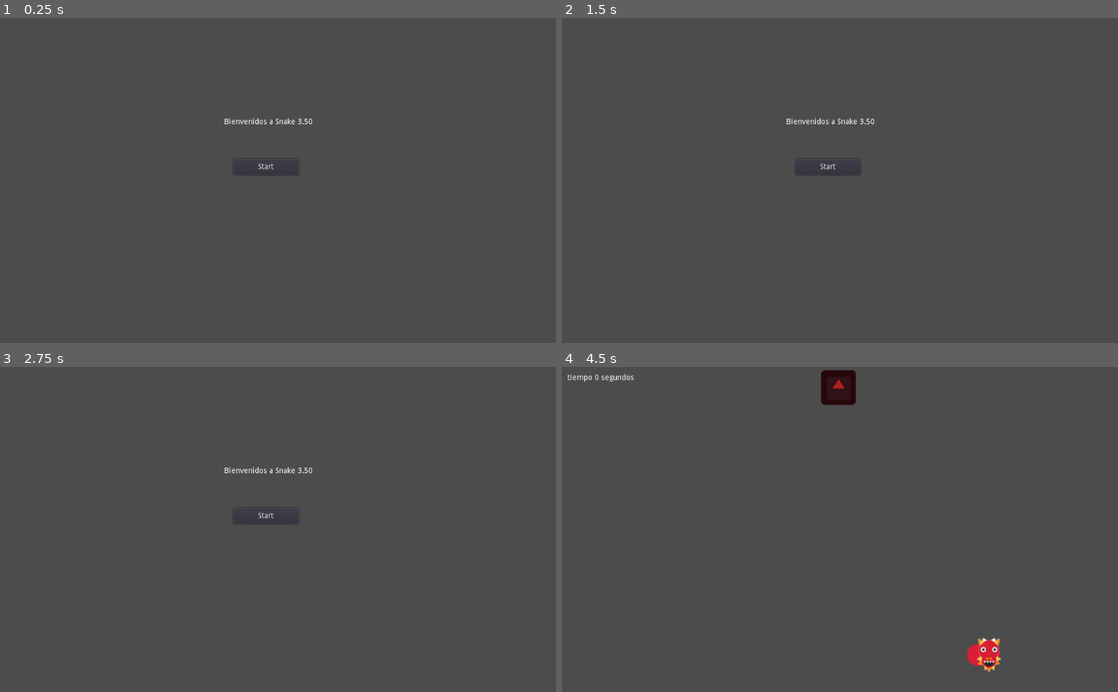
Above: before the commit, frames 1-4 (two rows, left to right).
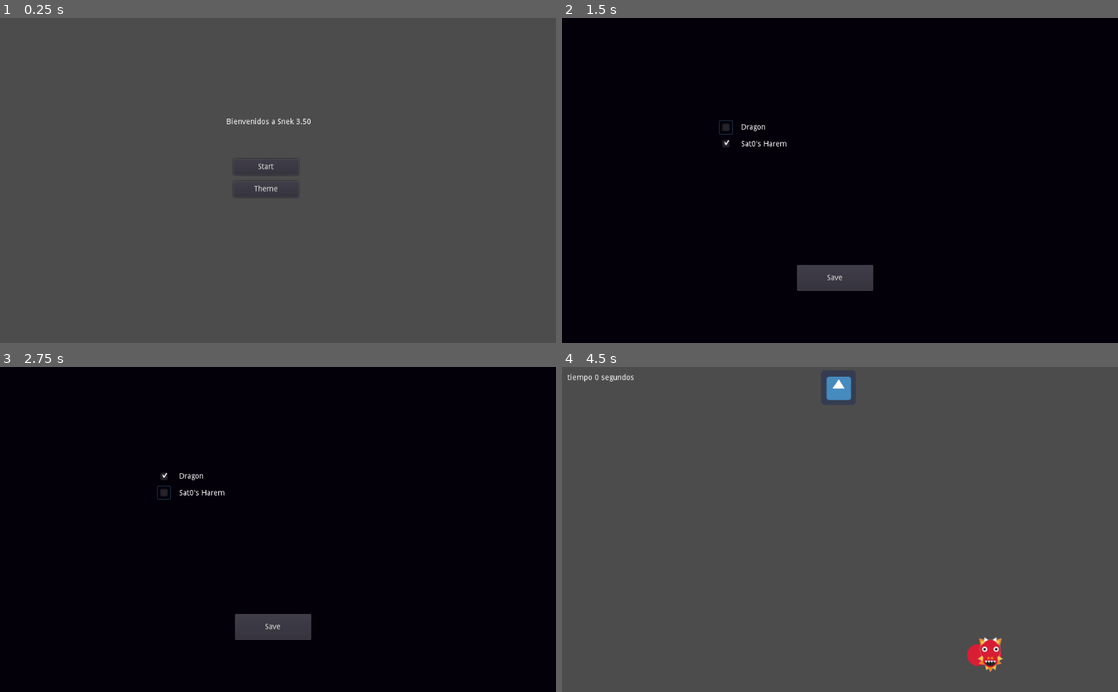
Above: after the commit, the same moments.

Repository: OssFate/CokeCatGames
Game: Godot game, scene res://menu.tscn
Two runs of this game, one before a commit and one after it. Both use one fixed random seed, a clock stepped at 60 frames per second and the inputs below. The engine's default icon, where the game draws it, is replaced by a stand-in: a white triangle on a blue panel in a dark square.
Inputs (mouse positions are in pixels of both pictures, inside the frame that each line leads up to):
- Up to frame 1 (0.25 s): no input
- Up to frame 2 (1.5 s): click (828, 190) at 0.5 s, where only the run after the commit has a clickable "Theme"; click (723, 128) at 1.27 s
- Up to frame 3 (2.75 s): click (161, 493) at 2.02 s
- Up to frame 4 (4.5 s): click (834, 627) at 2.75 s, where only the run after the commit has a clickable "Save"; click "Start" at 3.5 s; hold Right (ui_right) from 4.28 s (still down)

The runs differ from the first frame. In frame 1, 0.2% of the frame differs, in the area x 40-57%, y 30-55%; in frame 2, 99%, in the area x 0-100%, y 0-100%; in frame 3, 99%; in frame 4, 0.9%.

Commit message:
Added Sat0s Harem Mode Yay

Diff:
--- a/Gusanito/Fruit.tscn
+++ b/Gusanito/Fruit.tscn
@@ -2,10 +2,10 @@
 
 [ext_resource path="res://icon.png" type="Texture" id=1]
 
-[sub_resource type="RectangleShape2D" id=1]
+[sub_resource type="CircleShape2D" id=1]
 
 custom_solver_bias = 0.0
-extents = Vector2( 30, 30 )
+radius = 31.8318
 
 [node name="Fruit" type="StaticBody2D" index="0"]
 
@@ -19,8 +19,8 @@
 
 [node name="Sprite" type="Sprite" parent="." index="0"]
 
-modulate = Color( 0.691406, 0.129639, 0.129639, 1 )
 texture = ExtResource( 1 )
+_sections_unfolded = [ "Visibility" ]
 
 [node name="CollisionShape2D" type="CollisionShape2D" parent="." index="1"]
 
--- a/Gusanito/Game.gd
+++ b/Gusanito/Game.gd
@@ -21,6 +21,13 @@
 func _ready():
 	#tail.append(snake.instance())
 	realSnek = snake.instance()
+
+	#Sat0_Head
+	if Global.sato:
+		var sato_head = ImageTexture.new()
+		sato_head.load(Global.sato_head)
+		realSnek.get_node("Sprite").set_texture(sato_head)
+
 	#print(projectResolution)
 
 	add_child(realSnek)
@@ -31,6 +38,13 @@
 	var node = fruit.instance()
 	var newPos = Vector2(rand_range(fruitOffset, projectResolution.x - fruitOffset), rand_range(fruitOffset, projectResolution.y - fruitOffset))
 	node.position = newPos
+
+	#Sat0_Fruit
+	if Global.sato:
+		var tex = ImageTexture.new()
+		tex.load(Global.sato_tail_array[randi() % Global.sato_tail_array.size()])
+		node.get_node("Sprite").set_texture(tex)
+
 	#print(newPos)
 	add_child(node)
 	pass
--- /dev/null
+++ b/Gusanito/global.gd
@@ -0,0 +1,36 @@
+extends Node
+
+var sato = false
+
+var dragon_head = "res://skin/dragon/head.png"
+var dragon_tail = "res://skin/dragon/tail.png"
+
+var sato_head = "res://skin/sato/head.png"
+var sato_tail = "res://skin/sato/ntr_logo.png"
+
+var sato_tail_array = [
+						"res://skin/sato/girl_0.png",
+						"res://skin/sato/girl_1.png",
+						"res://skin/sato/girl_2.png",
+						"res://skin/sato/girl_3.png",
+						"res://skin/sato/girl_4.png",
+						"res://skin/sato/girl_5.png",
+						"res://skin/sato/girl_6.png",
+						"res://skin/sato/girl_7.png",
+						"res://skin/sato/girl_8.png",
+						"res://skin/sato/girl_9.png",
+						"res://skin/sato/girl_10.png",
+						"res://skin/sato/girl_11.png",
+						"res://skin/sato/girl_12.png",
+						"res://skin/sato/girl_13.png",
+						"res://skin/sato/girl_14.png",
+						"res://skin/sato/girl_15.png",
+						"res://skin/sato/girl_16.png",
+						"res://skin/sato/girl_17.png",
+						"res://skin/sato/girl_18.png",
+						"res://skin/sato/girl_19.png",
+						"res://skin/sato/girl_20.png",
+						"res://skin/sato/girl_21.png",
+						"res://skin/sato/girl_22.png",
+						"res://skin/sato/girl_23.png"
+						]
--- a/Gusanito/menu.gd
+++ b/Gusanito/menu.gd
@@ -1,4 +1,46 @@
 extends Node
+
+var themeMenu
+
+onready var sato_box = get_node("ThemeMenu/sato_box")
+onready var dragon_box = get_node("ThemeMenu/dragon_box")
+onready var welcome_text = get_node("Label")
+
+func _ready():
+	themeMenu = get_node("ThemeMenu")
+	pass
 
 func _on_StartButton_button_up():
 	get_tree().change_scene("res://Game.tscn")
+	pass
+
+func _on_ThemeButton_button_up():
+	themeMenu.show()
+	pass
+
+func _on_save_button_up():
+	if sato_box.pressed:
+		Global.sato = true
+		welcome_text.text = "Bienvenidos a Sat0's Harem"
+	else:
+		welcome_text.text = "Bienvenidos a Snek 3.50"
+		Global.sato = false
+
+	themeMenu.hide()
+	pass
+
+func _on_dragon_box_pressed():
+	if !dragon_box.pressed:
+		sato_box.pressed = true
+	else:
+		sato_box.pressed = false
+
+	pass # replace with function body
+
+func _on_sato_box_pressed():
+	if !sato_box.pressed:
+		dragon_box.pressed = true
+	else:
+		dragon_box.pressed = false
+
+	pass # replace with function body
--- a/Gusanito/menu.tscn
+++ b/Gusanito/menu.tscn
@@ -1,6 +1,7 @@
-[gd_scene load_steps=2 format=2]
+[gd_scene load_steps=3 format=2]
 
 [ext_resource path="res://menu.gd" type="Script" id=1]
+[ext_resource path="res://skin/dragon/tail.png" type="Texture" id=2]
 
 [node name="Menu" type="Node" index="0"]
 
@@ -22,7 +23,7 @@
 mouse_default_cursor_shape = 0
 size_flags_horizontal = 1
 size_flags_vertical = 4
-text = "Bienvenidos a Snake 3.50"
+text = "Bienvenidos a Snek 3.50"
 align = 1
 valign = 1
 percent_visible = 1.0
@@ -54,4 +55,181 @@
 flat = false
 align = 1
 
+[node name="ThemeButton" type="Button" parent="." index="2"]
+
+anchor_left = 0.0
+anchor_top = 0.0
+anchor_right = 0.0
+anchor_bottom = 0.0
+margin_left = 430.0
+margin_top = 301.0
+margin_right = 550.0
+margin_bottom = 331.0
+rect_pivot_offset = Vector2( 0, 0 )
+rect_clip_content = false
+focus_mode = 2
+mouse_filter = 0
+mouse_default_cursor_shape = 0
+size_flags_horizontal = 1
+size_flags_vertical = 1
+toggle_mode = false
+enabled_focus_mode = 2
+shortcut = null
+group = null
+text = "Theme"
+flat = false
+align = 1
+
+[node name="ThemeMenu" type="PopupMenu" parent="." index="3"]
+
+visible = false
+anchor_left = 0.0
+anchor_top = 0.0
+anchor_right = 0.0
+anchor_bottom = 0.0
+margin_right = 20.0
+margin_bottom = 20.0
+rect_pivot_offset = Vector2( 0, 0 )
+rect_clip_content = false
+focus_mode = 2
+mouse_filter = 0
+mouse_default_cursor_shape = 0
+size_flags_horizontal = 1
+size_flags_vertical = 1
+popup_exclusive = false
+items = [  ]
+hide_on_state_item_selection = false
+
+[node name="Sprite" type="Sprite" parent="ThemeMenu" index="1"]
+
+modulate = Color( 0.0170593, 0, 0.167969, 1 )
+position = Vector2( 513.478, 300.338 )
+scale = Vector2( 22.0137, 14.9896 )
+texture = ExtResource( 2 )
+_sections_unfolded = [ "Visibility" ]
+
+[node name="Label" type="Label" parent="ThemeMenu" index="2"]
+
+anchor_left = 0.0
+anchor_top = 0.0
+anchor_right = 0.0
+anchor_bottom = 0.0
+margin_left = 330.0
+margin_top = 195.0
+margin_right = 375.0
+margin_bottom = 209.0
+rect_pivot_offset = Vector2( 0, 0 )
+rect_clip_content = false
+mouse_filter = 2
+mouse_default_cursor_shape = 0
+size_flags_horizontal = 1
+size_flags_vertical = 4
+text = "Dragon"
+percent_visible = 1.0
+lines_skipped = 0
+max_lines_visible = -1
+
+[node name="Label2" type="Label" parent="ThemeMenu" index="3"]
+
+anchor_left = 0.0
+anchor_top = 0.0
+anchor_right = 0.0
+anchor_bottom = 0.0
+margin_left = 330.0
+margin_top = 226.0
+margin_right = 414.0
+margin_bottom = 240.0
+rect_pivot_offset = Vector2( 0, 0 )
+rect_clip_content = false
+mouse_filter = 2
+mouse_default_cursor_shape = 0
+size_flags_horizontal = 1
+size_flags_vertical = 4
+text = "Sat0's Harem"
+percent_visible = 1.0
+lines_skipped = 0
+max_lines_visible = -1
+
+[node name="dragon_box" type="CheckBox" parent="ThemeMenu" index="4"]
+
+anchor_left = 0.0
+anchor_top = 0.0
+anchor_right = 0.0
+anchor_bottom = 0.0
+margin_left = 290.0
+margin_top = 190.0
+margin_right = 314.0
+margin_bottom = 214.0
+rect_pivot_offset = Vector2( 0, 0 )
+rect_clip_content = false
+focus_mode = 2
+mouse_filter = 0
+mouse_default_cursor_shape = 0
+size_flags_horizontal = 1
+size_flags_vertical = 1
+toggle_mode = true
+pressed = true
+enabled_focus_mode = 2
+shortcut = null
+group = null
+flat = false
+align = 0
+
+[node name="sato_box" type="CheckBox" parent="ThemeMenu" index="5"]
+
+anchor_left = 0.0
+anchor_top = 0.0
+anchor_right = 0.0
+anchor_bottom = 0.0
+margin_left = 290.0
+margin_top = 220.0
+margin_right = 314.0
+margin_bottom = 244.0
+rect_pivot_offset = Vector2( 0, 0 )
+rect_clip_content = false
+focus_mode = 2
+mouse_filter = 0
+mouse_default_cursor_shape = 0
+size_flags_horizontal = 1
+size_flags_vertical = 1
+toggle_mode = true
+enabled_focus_mode = 2
+shortcut = null
+group = null
+flat = false
+align = 0
+
+[node name="save" type="Button" parent="ThemeMenu" index="6"]
+
+anchor_left = 0.0
+anchor_top = 0.0
+anchor_right = 0.0
+anchor_bottom = 0.0
+margin_left = 433.0
+margin_top = 456.0
+margin_right = 573.0
+margin_bottom = 504.0
+rect_pivot_offset = Vector2( 0, 0 )
+rect_clip_content = false
+focus_mode = 2
+mouse_filter = 0
+mouse_default_cursor_shape = 0
+size_flags_horizontal = 1
+size_flags_vertical = 1
+toggle_mode = false
+enabled_focus_mode = 2
+shortcut = null
+group = null
+text = "Save"
+flat = false
+align = 1
+
 [connection signal="button_up" from="StartButton" to="." method="_on_StartButton_button_up"]
+
+[connection signal="button_up" from="ThemeButton" to="." method="_on_ThemeButton_button_up"]
+
+[connection signal="pressed" from="ThemeMenu/dragon_box" to="." method="_on_dragon_box_pressed"]
+
+[connection signal="pressed" from="ThemeMenu/sato_box" to="." method="_on_sato_box_pressed"]
+
+[connection signal="button_up" from="ThemeMenu/save" to="." method="_on_save_button_up"]
--- a/Gusanito/project.godot
+++ b/Gusanito/project.godot
@@ -14,10 +14,18 @@
 run/main_scene="res://menu.tscn"
 config/icon="res://icon.png"
 
+[autoload]
+
+Global="*res://global.gd"
+
 [display]
 
 window/size/resizable=false
 
+[global]
+
+fps=true
+
 [rendering]
 
 environment/default_environment="res://default_env.tres"
--- a/Gusanito/snake.gd
+++ b/Gusanito/snake.gd
@@ -15,6 +15,13 @@
 
 	var defaultTail = tailObject.instance()
 	defaultTail.init(self, -1,false)
+
+	#Sat0_Ntr
+	if Global.sato:
+		var tail = ImageTexture.new()
+		tail.load(Global.sato_tail)
+		defaultTail.get_node("Sprite").set_texture(tail)
+
 	tail.append(defaultTail)
 	add_child(tail[0])
 	pass
@@ -39,8 +46,10 @@
 
 	if get_slide_count() > 0 :
 		var coll = get_slide_collision(0)
+		var texture = coll.collider.get_node("Sprite").get_texture()
+
 		coll.collider.queue_free()
-		get_bigger()
+		get_bigger(texture)
 		#re spawn fruit
 		get_node("..").spawn_fruit()
 
@@ -72,9 +81,12 @@
 
 	return false
 
-func get_bigger():
+func get_bigger(tex = null):
 	var newTail = tailObject.instance()
 	newTail.init(tail.back(), (tail.size() * -1) - 2)
+	if Global.sato:
+		newTail.get_node("Sprite").set_texture(tex)
+
 	tail.append(newTail)
 	add_child(newTail)
 	pass
--- a/Gusanito/snake.tscn
+++ b/Gusanito/snake.tscn
@@ -1,13 +1,12 @@
 [gd_scene load_steps=4 format=2]
 
 [ext_resource path="res://snake.gd" type="Script" id=1]
-[ext_resource path="res://dragon_head.png" type="Texture" id=2]
+[ext_resource path="res://skin/dragon/head.png" type="Texture" id=2]
 
-[sub_resource type="CapsuleShape2D" id=1]
+[sub_resource type="CircleShape2D" id=1]
 
 custom_solver_bias = 0.0
-radius = 10.0
-height = 34.8114
+radius = 20.0509
 
 [node name="KinematicBody2D" type="KinematicBody2D" index="0"]
 
@@ -26,10 +25,12 @@
 
 [node name="Sprite" type="Sprite" parent="." index="0"]
 
+position = Vector2( -0.0291233, 0 )
+scale = Vector2( 1.01384, 1 )
 texture = ExtResource( 2 )
 
 [node name="CollisionShape2D" type="CollisionShape2D" parent="." index="1"]
 
-position = Vector2( -0.208069, -2.55695 )
-scale = Vector2( 1.62698, 0.963067 )
+position = Vector2( -0.208069, 0.0183534 )
+scale = Vector2( 1.62698, 1.60962 )
 shape = SubResource( 1 )
--- a/Gusanito/tail.tscn
+++ b/Gusanito/tail.tscn
@@ -1,7 +1,7 @@
 [gd_scene load_steps=4 format=2]
 
 [ext_resource path="res://tail.gd" type="Script" id=1]
-[ext_resource path="res://dragon_tail.png" type="Texture" id=2]
+[ext_resource path="res://skin/dragon/tail.png" type="Texture" id=2]
 
 [sub_resource type="CircleShape2D" id=1]
 
Renamed: Gusanito/dragon_head.png -> Gusanito/skin/dragon/head.png
Not shown, added: Gusanito/skin/dragon/head.png.import
Renamed: Gusanito/dragon_tail.png -> Gusanito/skin/dragon/tail.png
Not shown, added: Gusanito/skin/dragon/tail.png.import
Binary file added: Gusanito/skin/sato/favicon.ico
Binary file added: Gusanito/skin/sato/girl_0.png
Not shown, added: Gusanito/skin/sato/girl_0.png.import
Binary file added: Gusanito/skin/sato/girl_1.png
Not shown, added: Gusanito/skin/sato/girl_1.png.import
Binary file added: Gusanito/skin/sato/girl_10.png
Not shown, added: Gusanito/skin/sato/girl_10.png.import
Binary file added: Gusanito/skin/sato/girl_11.png
(and 45 more such lines)
